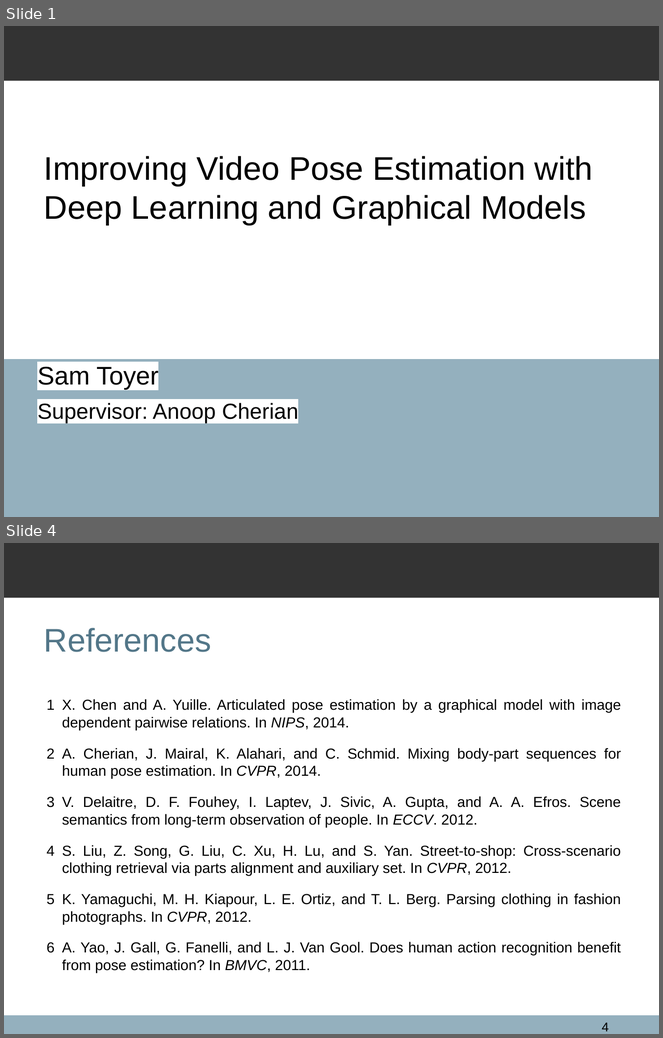
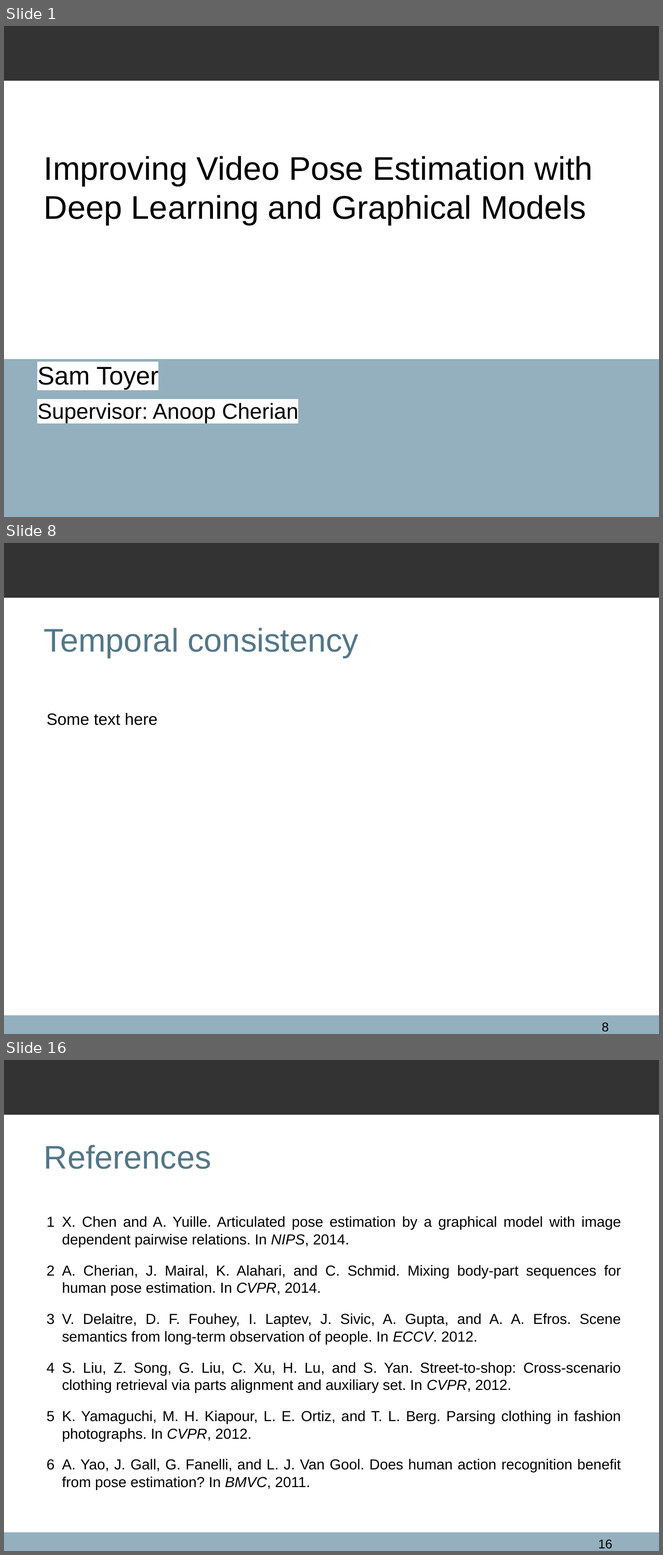
Before and after one commit to qxcv/comp2560, a slide deck: presentation/presentation.odp. Shown one above the other, each under a label of ours: slides 1 and 4 before the commit, slides 1, 8 and 16 after it; the slides between them are not shown. The pictures are 663x1038 and 663x1555 pixels, drawn with LibreOffice and Linux fonts; fonts in the diff are those of the drawing; background and template pictures are left out. Boxes give left, top, right and bottom in pixels: in the first picture for what was removed or moved away, otherwise in the second. Text is boxed around its words. In the diff, an @@ line names an element or a change of style, - is before the commit and + after.

```diff
--- a/presentation/presentation.odp
+++ b/presentation/presentation.odp
@@ slide 8 added at (4, 543, 659, 1034), background #FFFFFF; not listed: 2 template elements that a slide beside it also shows @@
@@ title added at (44, 628, 359, 657), 36 pt, text #527688 @@
+Temporal consistency
@@ text added at (47, 713, 157, 726), 18 pt, text #000000 @@
+Some text here
@@ page number added at (602, 1023, 609, 1032), 14 pt, text #000000 @@
+8
@@ what was slide 4 is now slide 16 @@
@@ page number at (598, 1540, 612, 1549): text changed @@
-4
+16
```
Also in this commit, not shown: 2 slides changed, 11 other slides added.
